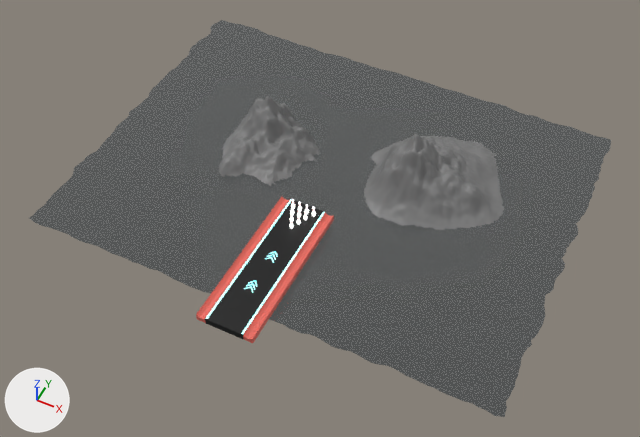
The glTF model BowlingSet1.glb, before and after one commit.
Rendered twice from a 50 mm lens placed at (77.4, -124.5, 181.5), pointed at (3.5, 23.1, -3.1). Lighting does not change. The marker at lower left points along +X, +Y and +Z. Where no turn or scale is listed for an object, it has been applied to the vertices.
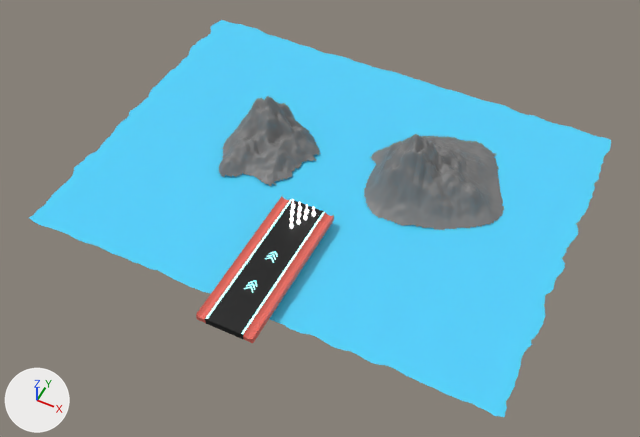
The change, as a list of edits to the scene's bpy script:
```text
Change mat_material_002:
    mat_material_002.base_color: (0.729, 0.8, 0.8) -> (0.0823, 0.665, 1.0)  # white #dee7e7 -> cyan #51d5ff
    remove mat_material_002.transmission_weight = 1.0
```

Pixel boxes (x1, y1, x2, y2) of what changed, in the pictures (640 x 437 px):
'Plane', recoloured, surface changed (white to cyan): (30, 20, 611, 417) in both
